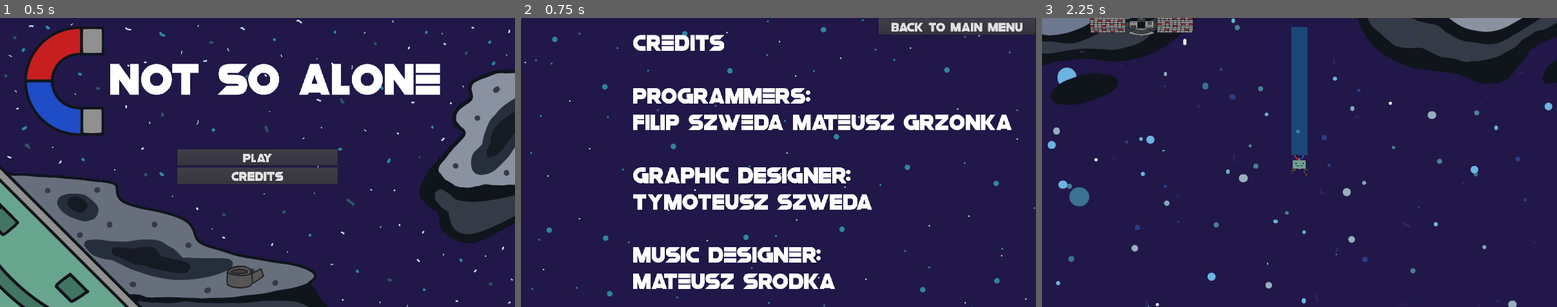
Above: before the commit, frames 1-3 (left to right).
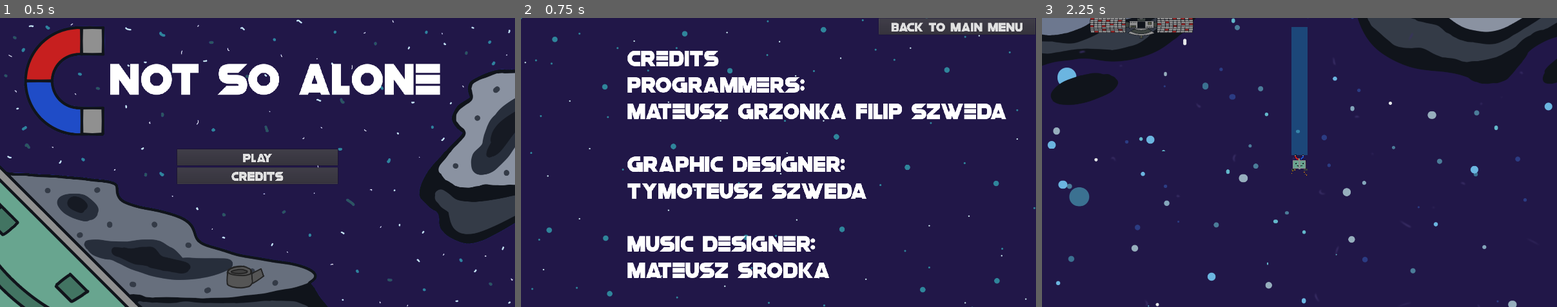
Above: after the commit, the same moments.

Repository: game-jam-team-gut/not-so-lonely
Game: Godot game, scene res://MainMenu.tscn
Same seed, same stepped clock (60 frames per second), same inputs: the game is played once before the commit and once after it.
Inputs:
- Up to frame 1 (0.5 s): no input
- Up to frame 2 (0.75 s): click "CREDITS" at 0.5 s
- Up to frame 3 (2.25 s): click "BACK TO MAIN MENU" at 1.25 s; click "PLAY" at 2 s

Frame 1 is identical in both runs. In frame 2, 18% of the frame differs, in the area x 20-96%, y 5-94%; in frame 3, nothing differs.

Commit message:
Better credits

Diff:
--- a/Credits.tscn
+++ b/Credits.tscn
@@ -23,24 +23,23 @@
 offset = Vector2( 960, 540 )
 
 [node name="VBoxContainer" type="VBoxContainer" parent="."]
-margin_left = 415.98
-margin_top = -19.4695
-margin_right = 1658.98
-margin_bottom = 1183.53
+margin_left = 395.0
+margin_top = -2.0
+margin_right = 1888.0
+margin_bottom = 1183.0
 alignment = 1
 __meta__ = {
 "_edit_use_anchors_": false
 }
 
 [node name="Label" type="Label" parent="VBoxContainer"]
-margin_top = 58.0
-margin_right = 1439.0
-margin_bottom = 1144.0
+margin_top = 99.0
+margin_right = 1493.0
+margin_bottom = 1086.0
 custom_fonts/font = SubResource( 1 )
 text = "Credits
-
 Programmers:
-Filip szweda Mateusz Grzonka
+Mateusz Grzonka Filip szweda
 
 GRAPHIC DESIGNER:
 tYMOTEUSZ SZWEDA
